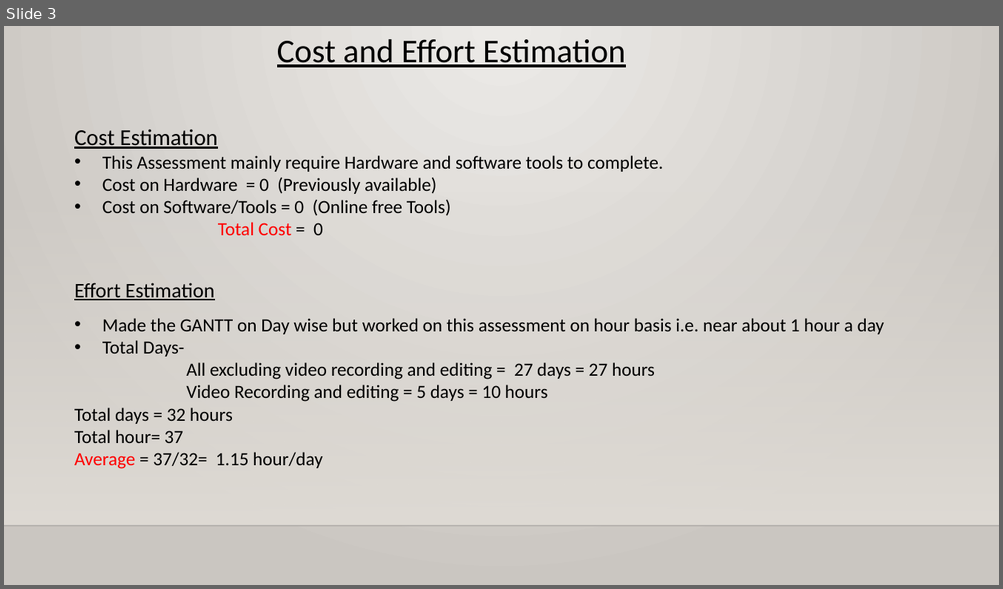
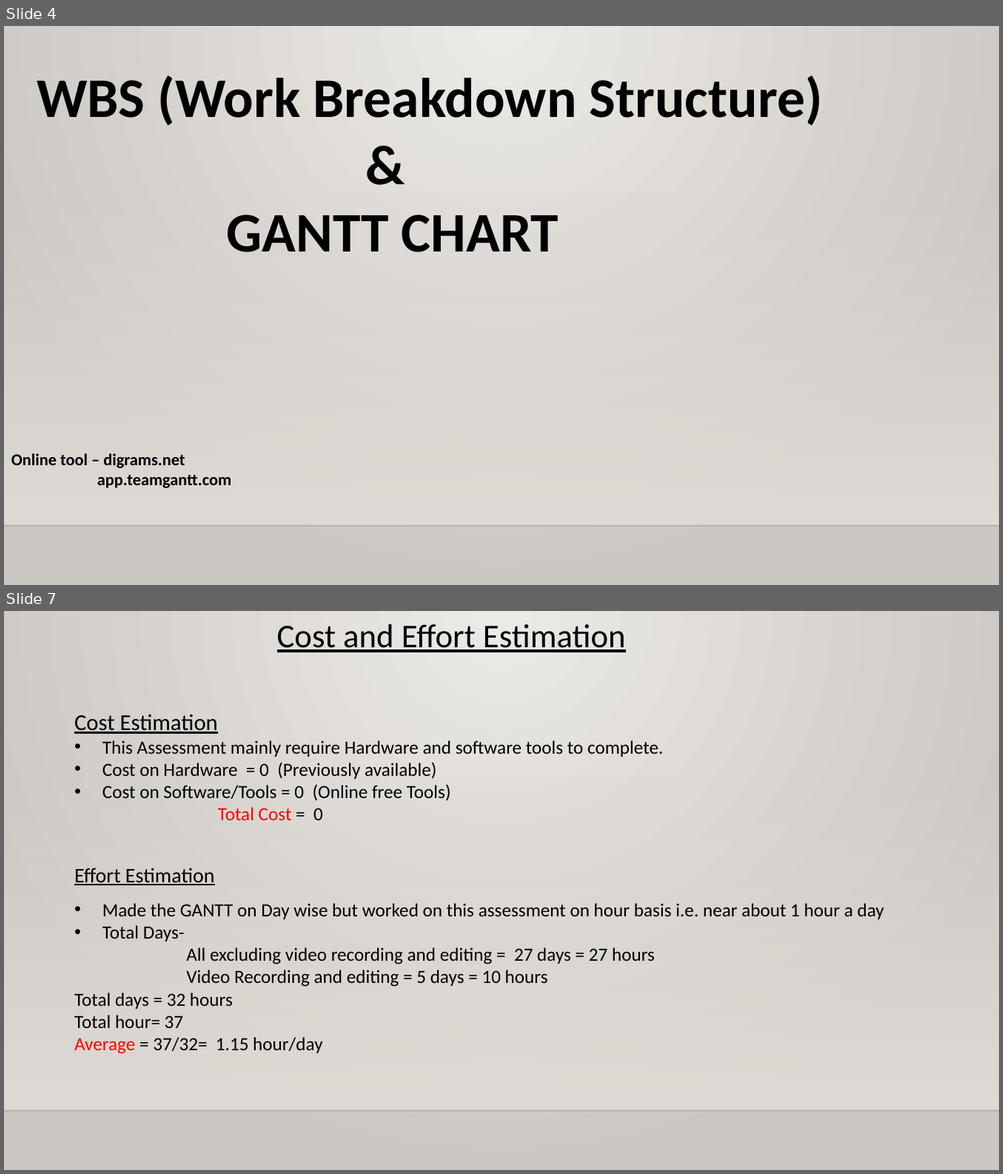
Before and after one commit to sauravanand2612/sauravanand2612.github.io, a slide deck: dcrVC.pptx. Shown one above the other, each under a label of ours: slide 3 before the commit, slides 4 and 7 after it; the slides between them are not shown. The pictures are 1003x589 and 1003x1174 pixels, drawn with LibreOffice and Linux fonts; fonts in the diff are those of the drawing; background and template pictures are left out. Boxes give left, top, right and bottom in pixels: in the first picture for what was removed or moved away, otherwise in the second. Text is boxed around its words. In the diff, an @@ line names an element or a change of style, - is before the commit and + after.

```diff
--- a/dcrVC.pptx
+++ b/dcrVC.pptx
@@ slide 4 added at box(4, 26, 999, 585), background gradient #ECEAE7 to #CAC7C1; not listed: 2 template elements that a slide beside it also shows @@
@@ text added at box(11, 76, 822, 488), 16 pt, text #000000, bold @@
+WBS (Work Breakdown Structure)
+&
+GANTT CHART
+Online tool – digrams.net
+app.teamgantt.com
@@ what was slide 3 is now slide 7 @@
```
Also in this commit, not shown: 6 slides changed, 4 other slides added.
